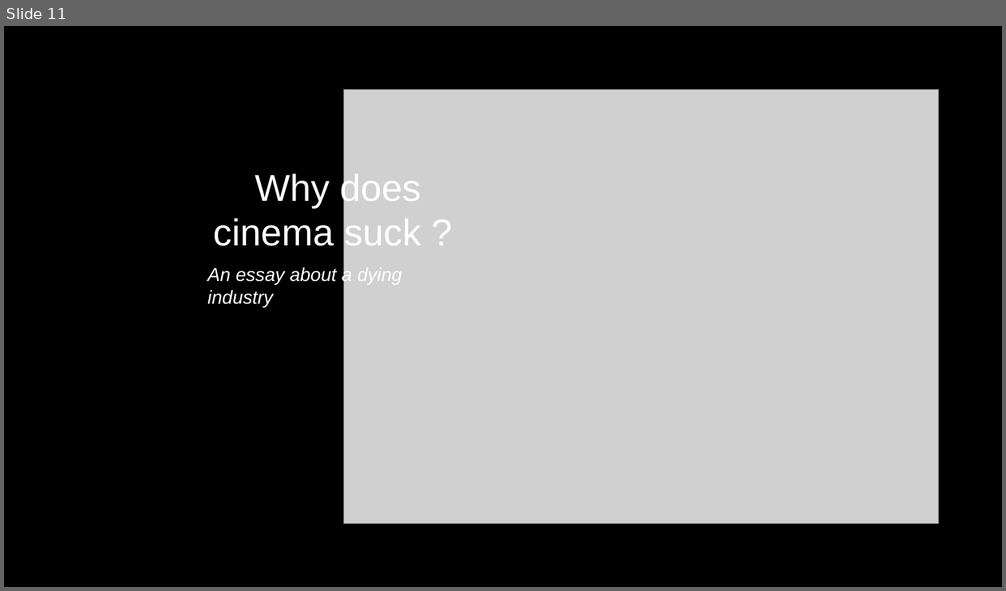
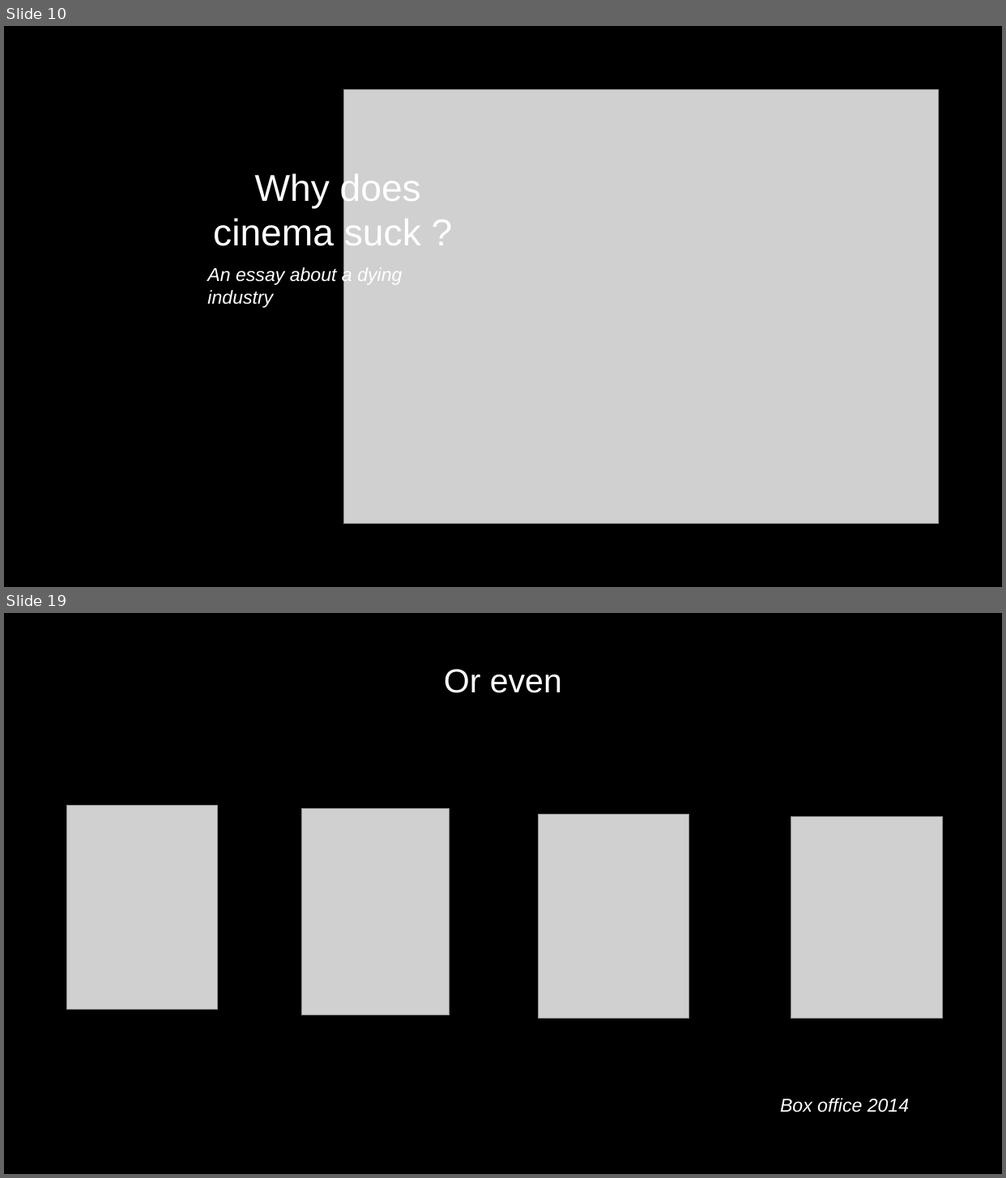
Before and after one commit to Philm00/thp_data_week3_day3, a slide deck: Gaumont Presentation.odp. Shown one above the other, each under a label of ours: slide 11 before the commit, slides 10 and 19 after it; the slides between them are not shown. The pictures are 1006x591 and 1006x1178 pixels, drawn with LibreOffice and Linux fonts; fonts in the diff are those of the drawing; grey boxes stand for pictures. Boxes give left, top, right and bottom in pixels: in the first picture for what was removed or moved away, otherwise in the second. Text is boxed around its words. In the diff, an @@ line names an element or a change of style, - is before the commit and + after.

```diff
--- a/Gaumont Presentation.odp
+++ b/Gaumont Presentation.odp
@@ slide 19 added at bbox=[4, 613, 1002, 1174], background #000000 @@
@@ free added at bbox=[4, 613, 1002, 746], 32 pt, text #FFFFFF @@
+Or even
@@ picture added at bbox=[67, 806, 217, 1010] @@
@@ picture added at bbox=[301, 809, 450, 1016] @@
@@ picture added at bbox=[539, 815, 689, 1019] @@
@@ picture added at bbox=[791, 816, 942, 1019] @@
@@ text added at bbox=[780, 1098, 909, 1113], 18 pt, text #FFFFFF, italic @@
+Box office 2014
@@ what was slide 11 is now slide 10 @@
```
Also in this commit, not shown: 8 other slides added, 2 slides removed.
